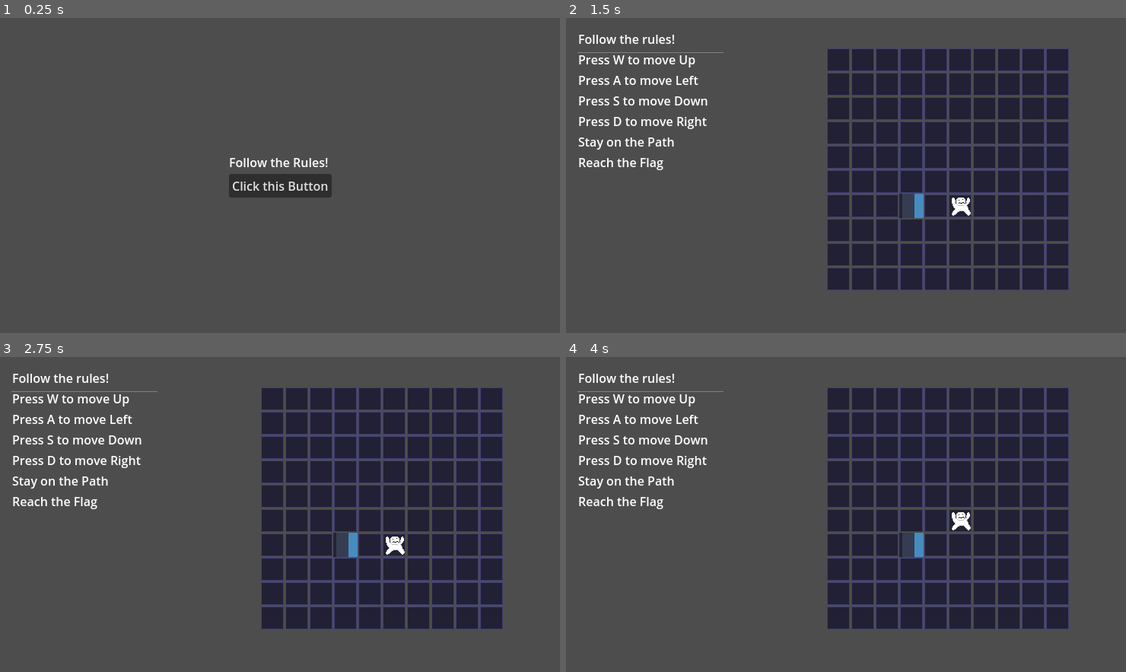
Above: before the commit, frames 1-4 (two rows, left to right).
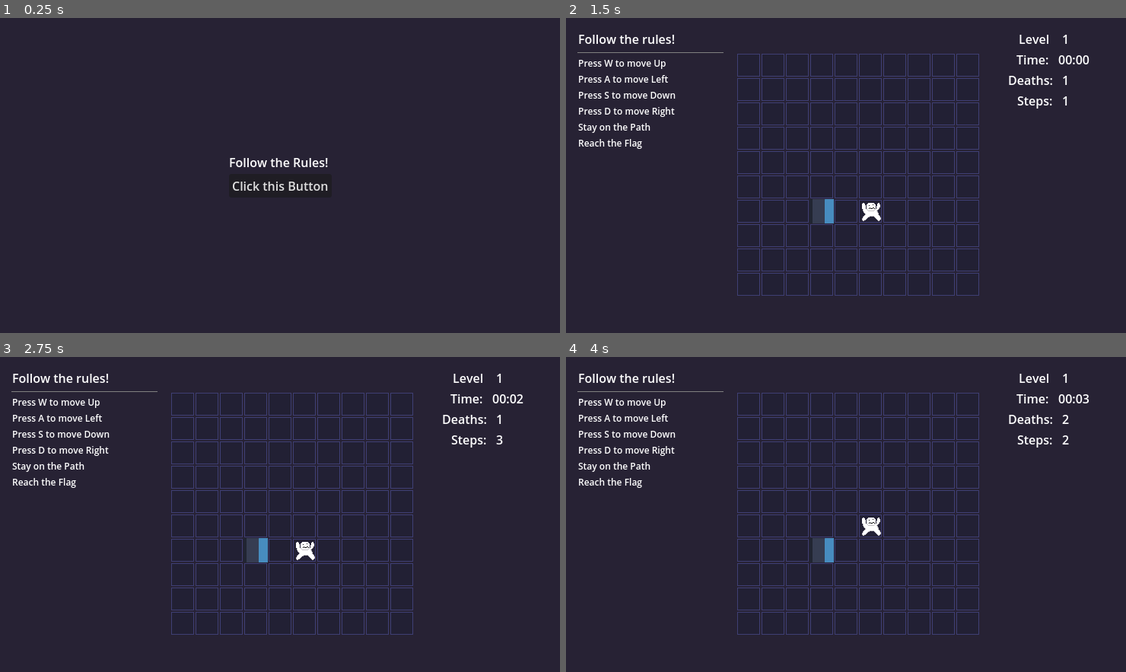
Above: after the commit, the same moments.

Repository: Mkath1423/wgdc-F25-game-jam
Game: Godot game, scene res://scenes/screens/start_up.tscn
Two runs of this game, one before a commit and one after it. Both use one fixed random seed, a clock stepped at 60 frames per second and the inputs below. The engine's default icon, where the game draws it, is replaced by a stand-in: a white triangle on a blue panel in a dark square.
Inputs:
- Up to frame 1 (0.25 s): no input
- Up to frame 2 (1.5 s): click "Click this Button" at 0.5 s; tap W (move_up) at 1.25 s; hold D (move_right) from 1.28 s (still down)
- Up to frame 3 (2.75 s): tap W (move_up) at 2 s; release D (move_right) at 2.03 s; hold S (move_down) from 2.03 s (still down)
- Up to frame 4 (4 s): tap W (move_up) at 2.75, 3.5 s; release S (move_down) at 2.78 s; hold D (move_right) 2.78-3.53 s; hold W (move_up) from 3.53 s (still down)

The runs differ from the first frame. In frame 1, 98% of the frame differs, in the area x 0-100%, y 0-100%; in frame 2, 76%; in frame 3, 76%; in frame 4, 76%.

Commit message:
fizes

Diff:
--- a/follow-the-rules/testing/lexie/level3.tres
+++ b/follow-the-rules/levels/level3.tres
@@ -7,10 +7,11 @@
 [ext_resource type="PackedScene" uid="uid://bumwk0ysjhiuy" path="res://scenes/rules/stay_on_path.tscn" id="5_cor37"]
 [ext_resource type="PackedScene" uid="uid://es4oph6up3i2" path="res://scenes/rules/reach_the_flag.tscn" id="6_elcim"]
 [ext_resource type="Script" uid="uid://bpcnqrhdxhfcf" path="res://scripts/level_data.gd" id="7_6hp8y"]
+[ext_resource type="PackedScene" uid="uid://di3xgiudgei6v" path="res://scenes/rules/step2_on_even.tscn" id="7_espxw"]
 
 [resource]
 script = ExtResource("7_6hp8y")
-rules = Array[PackedScene]([ExtResource("1_r8bqa"), ExtResource("2_xtf34"), ExtResource("3_mhe1d"), ExtResource("4_swy71"), ExtResource("5_cor37"), ExtResource("6_elcim")])
+rules = Array[PackedScene]([ExtResource("1_r8bqa"), ExtResource("2_xtf34"), ExtResource("3_mhe1d"), ExtResource("4_swy71"), ExtResource("5_cor37"), ExtResource("6_elcim"), ExtResource("7_espxw")])
 grid_size = Vector2i(10, 10)
 flag_starting_position = Vector2i(2, 0)
 path = Array[Vector2i]([Vector2i(0, 0), Vector2i(0, 1), Vector2i(0, 2), Vector2i(0, 3), Vector2i(1, 3), Vector2i(2, 3), Vector2i(2, 2), Vector2i(2, 1), Vector2i(2, 0)])
--- a/follow-the-rules/project.godot
+++ b/follow-the-rules/project.godot
@@ -57,3 +57,4 @@
 textures/canvas_textures/default_texture_filter=0
 renderer/rendering_method="gl_compatibility"
 renderer/rendering_method.mobile="gl_compatibility"
+environment/defaults/default_clear_color=Color(0.15302625, 0.13506842, 0.20495325, 1)
--- /dev/null
+++ b/follow-the-rules/scenes/rules/step2_on_even.tscn
@@ -0,0 +1,9 @@
+[gd_scene load_steps=2 format=3 uid="uid://di3xgiudgei6v"]
+
+[ext_resource type="Script" uid="uid://duhlqn36dh0os" path="res://scripts/rules/cycle_step_size.gd" id="1_ovrqw"]
+
+[node name="StayOnPath" type="Node"]
+script = ExtResource("1_ovrqw")
+step_size_bonus = 1
+cycle_length = 2
+rule_text = "Step distance +1 on even steps"
--- a/follow-the-rules/scenes/screens/main.tscn
+++ b/follow-the-rules/scenes/screens/main.tscn
@@ -1,17 +1,20 @@
-[gd_scene load_steps=7 format=3 uid="uid://d2v32c86cyjco"]
+[gd_scene load_steps=9 format=3 uid="uid://d2v32c86cyjco"]
 
 [ext_resource type="Script" uid="uid://dvblsalbqvhar" path="res://scripts/main.gd" id="1_sugp2"]
 [ext_resource type="Script" uid="uid://dk7lwpr4mq6xm" path="res://scripts/level_manager.gd" id="2_o6xl0"]
+[ext_resource type="Script" uid="uid://b8e38nukiqte3" path="res://scenes/screens/rules_manager.gd" id="3_ftx24"]
 [ext_resource type="Script" uid="uid://bm00pdlk7jew" path="res://scripts/grid/grid.gd" id="3_tbgi4"]
 [ext_resource type="PackedScene" uid="uid://dvoyakjicntqk" path="res://scenes/flag.tscn" id="5_o6xl0"]
 [ext_resource type="PackedScene" uid="uid://bgf1m3qrn2rmd" path="res://scenes/ui/rules_list.tscn" id="5_tbgi4"]
 [ext_resource type="PackedScene" uid="uid://cgktanq2vrgtc" path="res://scenes/player.tscn" id="5_tefeu"]
+[ext_resource type="Script" uid="uid://qwpax85orgqw" path="res://scripts/stats.gd" id="7_tkjme"]
 
-[node name="main" type="Node" node_paths=PackedStringArray("player", "grid", "flag", "rules_list", "level_manager")]
+[node name="main" type="Node" node_paths=PackedStringArray("player", "grid", "flag", "rules_manager", "rules_list", "level_manager")]
 script = ExtResource("1_sugp2")
 player = NodePath("level_manager/player")
 grid = NodePath("level_manager/grid")
 flag = NodePath("level_manager/flag")
+rules_manager = NodePath("level_manager/rules")
 rules_list = NodePath("CanvasLayer/Control/rules_list")
 level_manager = NodePath("level_manager")
 
@@ -20,9 +23,10 @@
 rules = NodePath("rules")
 
 [node name="rules" type="Node" parent="level_manager"]
+script = ExtResource("3_ftx24")
 
 [node name="grid" type="Node2D" parent="level_manager"]
-position = Vector2(358, 343)
+position = Vector2(240, 350)
 script = ExtResource("3_tbgi4")
 grid_size = Vector2i(10, 10)
 cell_size = Vector2(32, 32)
@@ -36,10 +40,13 @@
 
 [node name="Control" type="Control" parent="CanvasLayer"]
 layout_mode = 3
+anchors_preset = 15
 anchor_right = 1.0
 anchor_bottom = 1.0
 offset_right = -736.0
 offset_bottom = -414.0
+grow_horizontal = 2
+grow_vertical = 2
 
 [node name="rules_list" parent="CanvasLayer/Control" instance=ExtResource("5_tbgi4")]
 layout_mode = 0
@@ -47,3 +54,66 @@
 offset_top = 16.0
 offset_right = 16.0
 offset_bottom = 16.0
+
+[node name="stats" type="VBoxContainer" parent="CanvasLayer/Control" node_paths=PackedStringArray("time", "deaths", "level", "steps")]
+layout_mode = 0
+offset_left = 576.0
+offset_top = 16.0
+offset_right = 688.0
+offset_bottom = 93.0
+script = ExtResource("7_tkjme")
+time = NodePath("timeContainer/time")
+deaths = NodePath("deathsContainer/deaths")
+level = NodePath("levelContainer/level")
+steps = NodePath("stepContainer/steps")
+
+[node name="levelContainer" type="HSplitContainer" parent="CanvasLayer/Control/stats"]
+layout_mode = 2
+split_offset = 64
+
+[node name="Label" type="Label" parent="CanvasLayer/Control/stats/levelContainer"]
+layout_mode = 2
+text = "Level "
+horizontal_alignment = 2
+
+[node name="level" type="Label" parent="CanvasLayer/Control/stats/levelContainer"]
+layout_mode = 2
+
+[node name="timeContainer" type="HSplitContainer" parent="CanvasLayer/Control/stats"]
+layout_mode = 2
+split_offset = 64
+
+[node name="Label" type="Label" parent="CanvasLayer/Control/stats/timeContainer"]
+layout_mode = 2
+text = "Time:"
+horizontal_alignment = 2
+
+[node name="time" type="Label" parent="CanvasLayer/Control/stats/timeContainer"]
+layout_mode = 2
+text = "00:00"
+
+[node name="deathsContainer" type="HSplitContainer" parent="CanvasLayer/Control/stats"]
+layout_mode = 2
+split_offset = 64
+
+[node name="Label" type="Label" parent="CanvasLayer/Control/stats/deathsContainer"]
+layout_mode = 2
+text = "Deaths:"
+horizontal_alignment = 2
+
+[node name="deaths" type="Label" parent="CanvasLayer/Control/stats/deathsContainer"]
+layout_mode = 2
+text = "00:00"
+
+[node name="stepContainer" type="HSplitContainer" parent="CanvasLayer/Control/stats"]
+layout_mode = 2
+split_offset = 64
+
+[node name="Label" type="Label" parent="CanvasLayer/Control/stats/stepContainer"]
+layout_mode = 2
+text = "Steps:"
+horizontal_alignment = 2
+
+[node name="steps" type="Label" parent="CanvasLayer/Control/stats/stepContainer"]
+layout_mode = 2
+text = "00:00"
--- /dev/null
+++ b/follow-the-rules/scenes/screens/rules_manager.gd
@@ -0,0 +1,10 @@
+class_name RulesManager extends Node
+
+func player_speed(direction: MovementRule.DIRECTION) -> int:
+	var speed = 1
+
+	for rule in get_children():
+		if rule is BaseRule:
+			speed += rule.speed_bonus(direction, GameState.player.step)
+
+	return speed
--- a/follow-the-rules/scenes/ui/rule.tscn
+++ b/follow-the-rules/scenes/ui/rule.tscn
@@ -1,9 +1,13 @@
-[gd_scene load_steps=2 format=3 uid="uid://cwm1e64o2lwnp"]
+[gd_scene load_steps=3 format=3 uid="uid://cwm1e64o2lwnp"]
 
 [ext_resource type="Script" uid="uid://cpv0sal8vk8bo" path="res://scripts/rules/rule_ui.gd" id="1_8hyft"]
+
+[sub_resource type="LabelSettings" id="LabelSettings_8hyft"]
+font_size = 12
 
 [node name="Label" type="Label"]
 offset_right = 40.0
 offset_bottom = 23.0
 text = "defualt text"
+label_settings = SubResource("LabelSettings_8hyft")
 script = ExtResource("1_8hyft")
--- a/follow-the-rules/scenes/ui/rules_list.tscn
+++ b/follow-the-rules/scenes/ui/rules_list.tscn
@@ -2,7 +2,7 @@
 
 [ext_resource type="Script" uid="uid://rrwo75fukyf6" path="res://scripts/rules/rules_list.gd" id="1_imknm"]
 
-[node name="rule_list" type="Control"]
+[node name="rule_list" type="Control" node_paths=PackedStringArray("rules")]
 layout_mode = 3
 anchors_preset = 0
 offset_left = 32.0
@@ -10,6 +10,7 @@
 offset_right = 32.0
 offset_bottom = 32.0
 script = ExtResource("1_imknm")
+rules = NodePath("VBoxContainer/items")
 
 [node name="VBoxContainer" type="VBoxContainer" parent="."]
 layout_mode = 0
@@ -23,7 +24,5 @@
 [node name="HSeparator" type="HSeparator" parent="VBoxContainer"]
 layout_mode = 2
 
-[node name="items" type="VBoxContainer" parent="VBoxContainer/HSeparator"]
-layout_mode = 0
-offset_right = 190.0
-offset_bottom = 185.0
+[node name="items" type="VBoxContainer" parent="VBoxContainer"]
+layout_mode = 2
--- a/follow-the-rules/scripts/game_state.gd
+++ b/follow-the-rules/scripts/game_state.gd
@@ -3,6 +3,7 @@
 var player : Player
 var grid : Grid
 var flag : Flag
+var rules_manager : RulesManager
 var rules_list : RulesList
 var level_manager : LevelManager
 
--- a/follow-the-rules/scripts/level_manager.gd
+++ b/follow-the-rules/scripts/level_manager.gd
@@ -5,10 +5,9 @@
 var current_level_idx : int
 var current_level : LevelData
 
-signal level_reset
-
 var levels : Array[LevelData] = [
-	preload("res://testing/lexie/level2.tres")
+	preload("res://levels/level2.tres"),
+	preload("res://levels/level3.tres")
 ]
 
 var end_screen : PackedScene = preload("res://scenes/screens/end.tscn")
@@ -25,9 +24,9 @@
 
 func reset_level():
 	GameState.player.set_player_position(current_level.player_starting_position)
+	GameState.player.reset()
+
 	GameState.flag.set_flag_position(current_level.flag_starting_position)
-
-	level_reset.emit()
 
 
 func load_level(i : int):
--- a/follow-the-rules/scripts/main.gd
+++ b/follow-the-rules/scripts/main.gd
@@ -3,6 +3,7 @@
 @export var player : Player
 @export var grid : Grid
 @export var flag : Flag
+@export var rules_manager: RulesManager
 @export var rules_list : RulesList
 @export var level_manager : LevelManager
 
@@ -10,6 +11,7 @@
 	GameState.player = player
 	GameState.grid = grid
 	GameState.flag = flag
+	GameState.rules_manager = rules_manager
 	GameState.rules_list = rules_list
 	GameState.level_manager = level_manager
 
--- a/follow-the-rules/scripts/player.gd
+++ b/follow-the-rules/scripts/player.gd
@@ -1,6 +1,4 @@
 class_name Player extends Node2D
-
-var step_distance : int = 1
 
 var spin : int
 var step : int
@@ -11,21 +9,22 @@
 signal player_stepped
 signal player_died
 
-func _process(delta: float) -> void:
+func _process(_delta: float) -> void:
 	if Input.is_action_just_pressed("reset"):
 		GameState.level_manager.reset_level()
 
+func reset():
+	step = 1
 
 func set_player_position(pos : Vector2i):
 	player_position = pos
 	self.global_position = GameState.grid.get_grid_pos(player_position)
 
 func step_player(move_dir : Vector2i):
-	set_player_position(player_position + move_dir * step_distance)
+	set_player_position(player_position + move_dir)
 
 	if not GameState.grid.is_in_grid(player_position):
-		kill_player()
-		return
+		call_deferred("kill_player")
 
 	player_position_updated.emit()
 
--- a/follow-the-rules/scripts/rules/base_rule.gd
+++ b/follow-the-rules/scripts/rules/base_rule.gd
@@ -14,3 +14,6 @@
 
 func init():
 	GameState.rules_list.get_rule(idx).set_text(rule_text)
+
+func speed_bonus(_direction : MovementRule.DIRECTION, _step : int):
+	return 0
--- /dev/null
+++ b/follow-the-rules/scripts/rules/cycle_step_size.gd
@@ -0,0 +1,12 @@
+extends BaseRule
+
+@export var step_size_bonus : int
+@export var cycle_length : int
+@export var cycle_offset : int
+@export var directions : Array[MovementRule.DIRECTION]
+
+func speed_bonus(direction : MovementRule.DIRECTION, step : int):
+	if directions != null and directions.size() != 0 and directions.count(direction) == 0:
+		return 0
+
+	return step_size_bonus if (step + cycle_offset) % cycle_length == 0 else 0
--- a/follow-the-rules/scripts/rules/movement_rule.gd
+++ b/follow-the-rules/scripts/rules/movement_rule.gd
@@ -35,5 +35,6 @@
 			dir = (dir + 2) % 4
 
 		dir = (dir + GameState.player.spin) % 4
-
-		GameState.player.step_player(dir_vectors[dir])
+		print("stepping player ", GameState.player.step)
+		GameState.player.step_player(
+			dir_vectors[dir] * GameState.rules_manager.player_speed(dir))
--- a/follow-the-rules/scripts/rules/reach_the_flag.gd
+++ b/follow-the-rules/scripts/rules/reach_the_flag.gd
@@ -9,4 +9,4 @@
 		return
 
 	if opposite != (GameState.player.player_position == GameState.flag.flag_position):
-		GameState.level_manager.next_level_or_win()
+		GameState.level_manager.call_deferred("next_level_or_win")
--- a/follow-the-rules/scripts/rules/rules_list.gd
+++ b/follow-the-rules/scripts/rules/rules_list.gd
@@ -1,6 +1,6 @@
 class_name RulesList extends Control
 
-@onready var rules : VBoxContainer = $VBoxContainer/HSeparator/items
+@export var rules : VBoxContainer
 
 var rule : PackedScene = preload("res://scenes/ui/rule.tscn")
 
--- /dev/null
+++ b/follow-the-rules/scripts/stats.gd
@@ -0,0 +1,24 @@
+extends VBoxContainer
+
+@export var time : Label
+@export var deaths : Label
+@export var level : Label
+@export var steps : Label
+
+func format_time(seconds: float) -> String:
+	var minutes = int(seconds / 60)
+	var secs = int(seconds) % 60
+	return "%02d:%02d" % [minutes, secs]
+
+func _process(_delta):
+	if time != null:
+		time.set_text(format_time(GameState.end_time))
+
+	if deaths != null:
+		deaths.set_text(str(GameState.deaths))
+
+	if level != null:
+		level.set_text(str(GameState.level_manager.current_level_idx + 1))
+
+	if steps != null:
+		steps.set_text(str(GameState.player.step))
Renamed: follow-the-rules/testing/lexie/level2.tres -> follow-the-rules/levels/level2.tres
Not shown: 1 places in follow-the-rules/levels/level3.tres that only renumber resources
Not shown, added: follow-the-rules/scenes/screens/rules_manager.gd.uid
Not shown, added: follow-the-rules/scripts/rules/cycle_step_size.gd.uid
Not shown, added: follow-the-rules/scripts/stats.gd.uid
